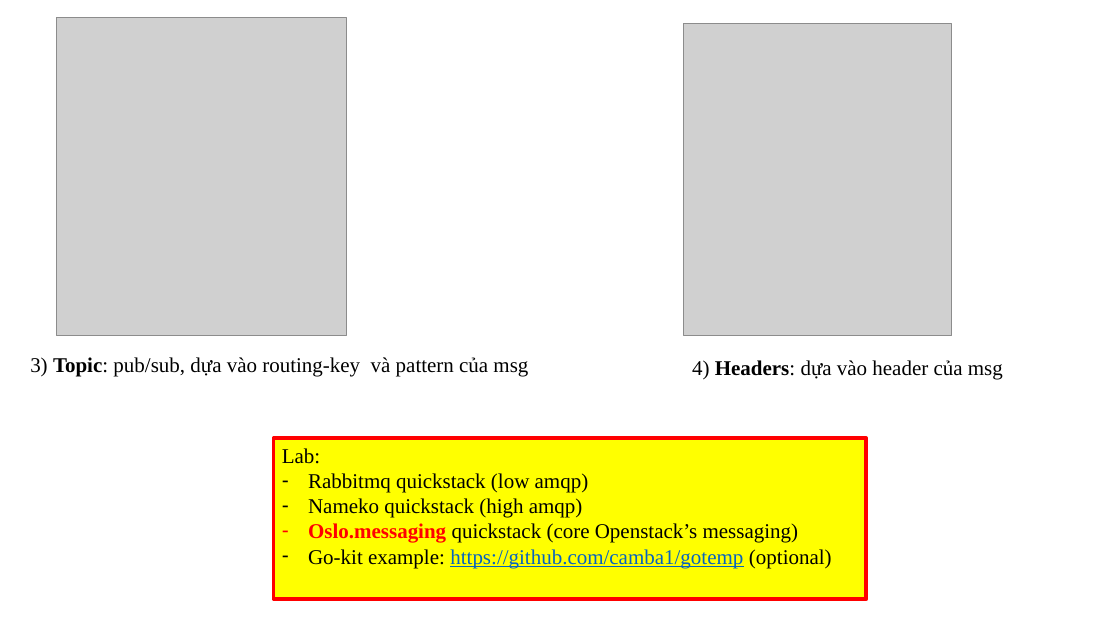
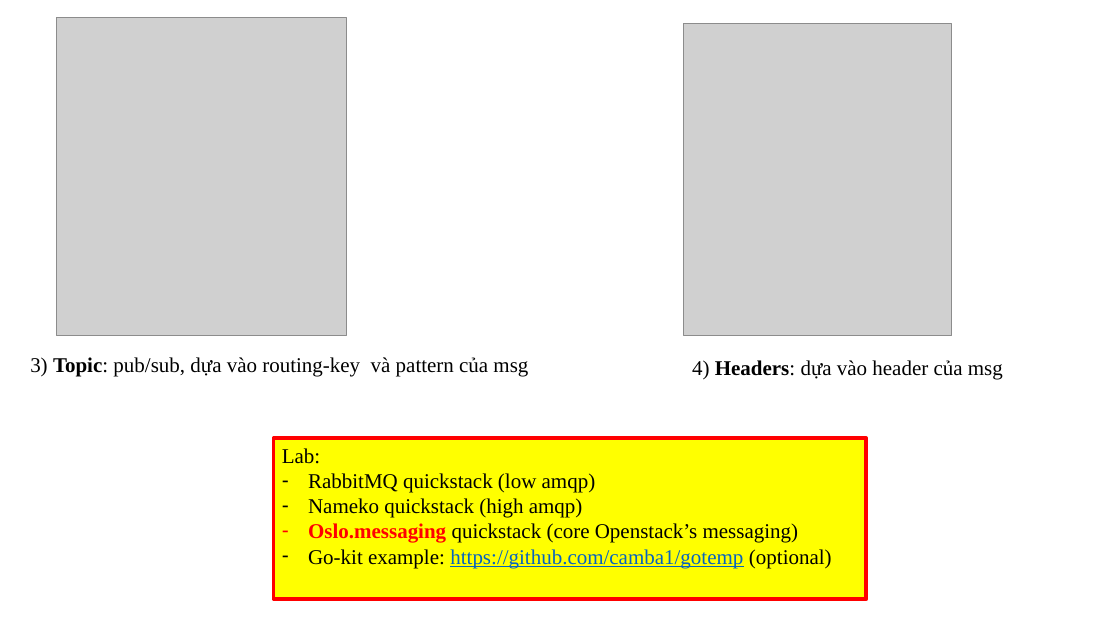
Before and after one commit to tuanndd/microservices-labs, a slide deck: slide 11 of module-3/Building-Microservices-Inter-Process-Communication-in-a-Microservices-Architecture.pptx. Drawn at 1120x630 pixels with LibreOffice and Linux fonts; fonts in the diff are those of the drawing; grey boxes stand for pictures. Boxes give left, top, right and bottom in pixels: in the first picture for what was removed or moved away, otherwise in the second. Text is boxed around its words. In the diff, an @@ line names an element or a change of style, - is before the commit and + after.

```diff
--- a/module-3/Building-Microservices-Inter-Process-Communication-in-a-Microservices-Architecture.pptx
+++ b/module-3/Building-Microservices-Inter-Process-Communication-in-a-Microservices-Architecture.pptx
@@ text in rectangle at [308, 473, 596, 493]: text changed @@
-– Rabbitmq quickstack (low amqp)
+– RabbitMQ quickstack (low amqp)
```
Also in this commit, not shown: 3 other slides changed, 7 other files.
